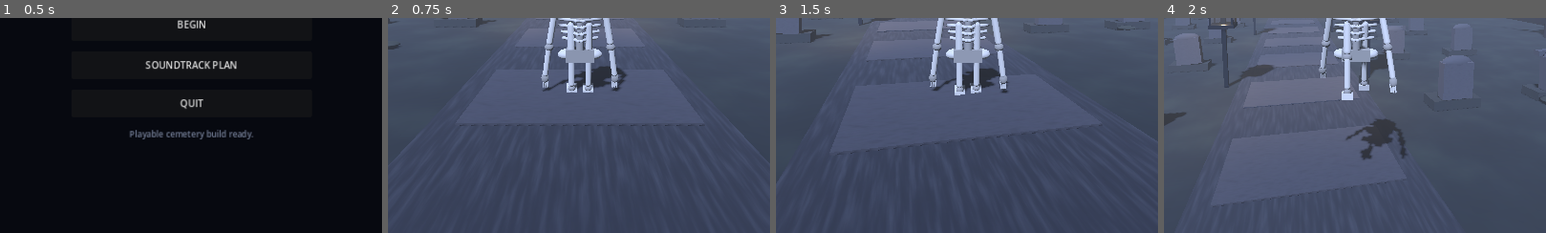
Above: before the commit, frames 1-4 (left to right).
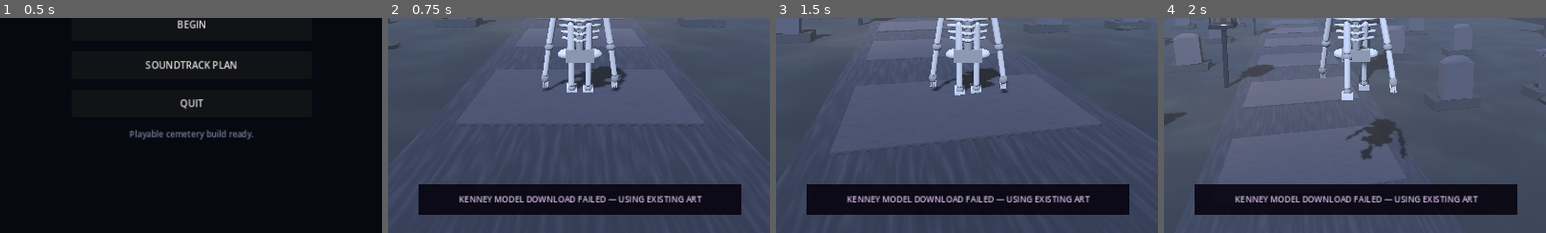
Above: after the commit, the same moments.

Repository: fuzeonspotify/outoftime
Game: Godot game, scene res://scenes/main.tscn
Same seed, same stepped clock (60 frames per second), same inputs: the game is played once before the commit and once after it.
Inputs (mouse positions are % of the whole screen's width and height, from its top left):
- Up to frame 1 (0.5 s): no input
- Up to frame 2 (0.75 s): click "BEGIN" at 0.5 s
- Up to frame 3 (1.5 s): tap Enter at 1.25 s; move the mouse to (55, 50) at 1.27 s; hold W (move_forward) from 1.28 s (still down); hold E (interact) from 1.28 s (still down)
- Up to frame 4 (2 s): keep holding W (move_forward); keep holding E (interact); tap Space (jump) at 1.52 s
The pictures show only the part of the screen within x 25-75%, y 50-100%; the shares and areas given below are measured in that part.

Frame 1 is identical in both runs. In frame 2, 12% of the frame differs, in the area x 8-93%, y 77-92%; in frame 3, 12%; in frame 4, 12%.
Error in both runs: Invalid assignment of property or key 'volume_linear' with value of type 'float' on a base object of type 'AudioStreamPlayer'. (res://scripts/audio/music_direc…

Commit message:
Enable Kenney cemetery expansion

Diff:
--- a/scenes/cemetery.tscn
+++ b/scenes/cemetery.tscn
@@ -8,6 +8,7 @@
 [ext_resource type="Script" path="res://scripts/world/cemetery_woman_model.gd" id="6_woman"]
 [ext_resource type="Script" path="res://scripts/models/world_model_upgrade.gd" id="7_models"]
 [ext_resource type="Script" path="res://scripts/models/model_alignment_fixes.gd" id="8_alignment"]
+[ext_resource type="Script" path="res://scripts/world/kenney_level_expansion.gd" id="9_kenney"]
 
 [node name="Cemetery" type="Node3D"]
 script = ExtResource("1_cemetery")
@@ -32,3 +33,6 @@
 
 [node name="ModelAlignmentFixes" type="Node" parent="."]
 script = ExtResource("8_alignment")
+
+[node name="KenneyLevelExpansion" type="Node" parent="."]
+script = ExtResource("9_kenney")
Not shown: 1 places in scenes/cemetery.tscn that only renumber resources
